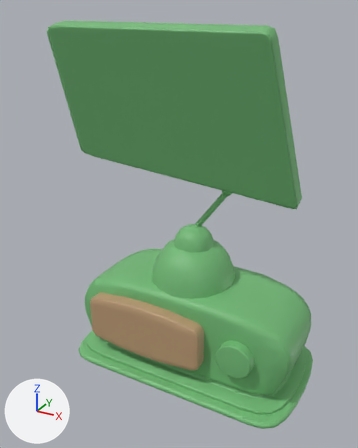
Before and after pictures for a commit that changed the FBX model Assets/Meshes/Appliances/Appliances_Fabricator.fbx.
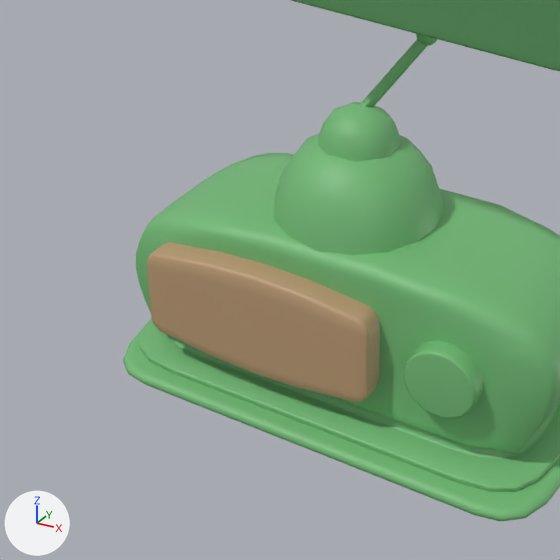
Each version appears first whole from a 50 mm lens placed at (1.35, -2.79, 2.41), pointed at (-0.08, -0.18, 1.1), and next in a close-up on the part from 5% to 82% of the width and 39% to 100% of the height. Every picture has the same lights, and +X, +Y and +Z are marked at lower left. Where no turn or scale is listed for an object, it has been applied to the vertices.

The first close-up shows 'Base', 'Button', 'Monter', 'Window'.
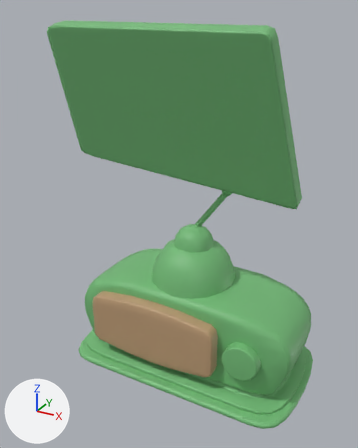
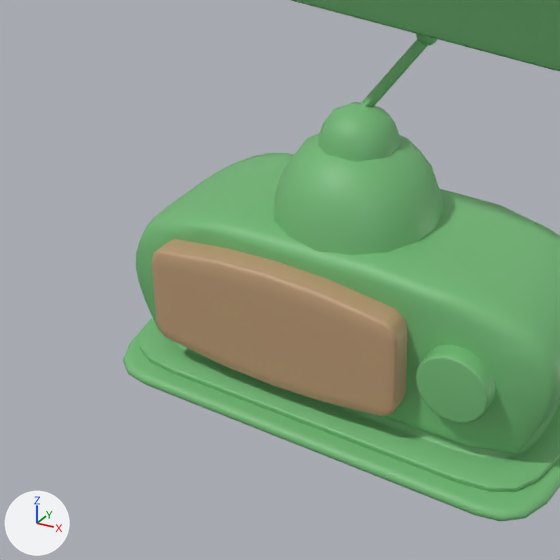
Pixel boxes (x1, y1, x2, y2) of what changed, in the close-ups (560 x 560 px):
```json
{"object": "Window", "change": "moved, rescaled", "before": [147, 242, 380, 402], "after": [152, 239, 408, 416], "on screen": "10% wider, 11% taller"}
{"object": "Button", "change": "moved", "before": [404, 341, 483, 418], "after": [416, 345, 496, 423]}
{"part": 1, "of": "me_mesh_001", "change": "built on", "before": [136, 153, 494, 440], "after": [136, 153, 494, 440]}
```

The change, as JSON lines over the scene's bpy script:
```json
{"block": "me_mesh_001", "where": "# used by ob_base; location = (0.0, 0.0, 0.0)"}
{"op": "remove", "block": "me_mesh_001", "code": "me_mesh_001.from_pydata(...)  # 1239 vertices, 1174 faces; spans x -0.83..0.84, y -0.56..0.36, z 0.0..1.96"}
{"op": "add", "block": "me_mesh_001", "code": "me_mesh_001.from_pydata(...)  # 1303 vertices, 1238 faces; spans x -0.83..0.84, y -0.56..0.36, z 0.0..1.96"}
{"block": "me_mesh_001", "change": "me_mesh_001 part 1"}
{"block": "me_mesh_001", "change": "9 vertices are removed from x -0.47..0.29, y -0.41, z 0.22..0.57"}
{"block": "me_mesh_001", "change": "28 faces are deleted"}
{"block": "me_mesh_001", "change": "12 vertices in x -0.47..-0.42, y -0.41..0.21, z 0.14..0.61 move by (-0.08, 0.0, 0.0)"}
{"block": "me_mesh_001", "change": "6 vertices in x -0.5..-0.44, y -0.4..0.21, z 0.14..0.52 move by (-0.09, 0.0, 0.0)"}
{"block": "me_mesh_001", "change": "4 vertices in x -0.27..-0.22, y -0.37..0.17, z 0.69..0.7 move by (-0.05, 0.0, -0.01)"}
{"block": "me_mesh_001", "change": "3 vertices in x -0.5..-0.48, y -0.41, z 0.27..0.52 move by (-0.1, 0.0, 0.0)"}
{"block": "me_mesh_001", "change": "35 vertices move from x -0.55..0.53, y -0.41..0.21, z 0.15..0.7 to x -0.66..0.64, y -0.41..0.21, z 0.16..0.7"}
{"block": "me_mesh_001", "change": "58 vertices are added at x -0.6..0.31, y -0.41..-0.03, z 0.2..0.58"}
{"block": "me_mesh_001", "change": "5 new vertices lie (0.0, 0.34, 0.0) away from vertices in x -0.29..0.3, y -0.4, z 0.21..0.57"}
{"block": "me_mesh_001", "change": "5 new vertices lie (0.0, 0.0, 0.06) away from vertices in x -0.3..0.3, y -0.41..-0.04, z 0.21..0.39"}
{"block": "me_mesh_001", "change": "5 new vertices lie (-0.01, 0.0, 0.06) away from vertices in x -0.3..0.3, y -0.41..-0.04, z 0.33..0.45"}
{"block": "me_mesh_001", "change": "92 new faces join them"}
{"op": "set", "path": "ob_window.location", "old": "(-20.15, 39.46, 34.4)", "new": "(-14.37, 39.46, 34.4)"}
{"op": "set", "path": "ob_window.scale", "old": "(1.0, 1.0, 1.0)", "new": "(1.09, 1.12, 1.0)"}
{"op": "set", "path": "ob_button.location", "old": "(0.454, -0.441, 0.395)", "new": "(0.495, -0.441, 0.395)"}
```
